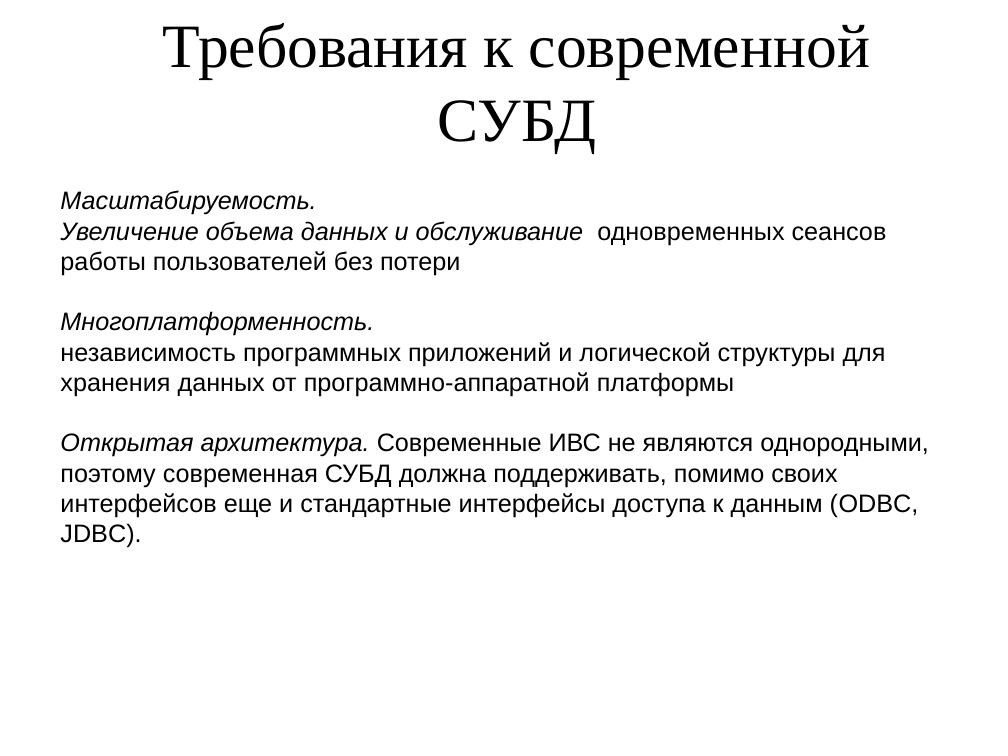
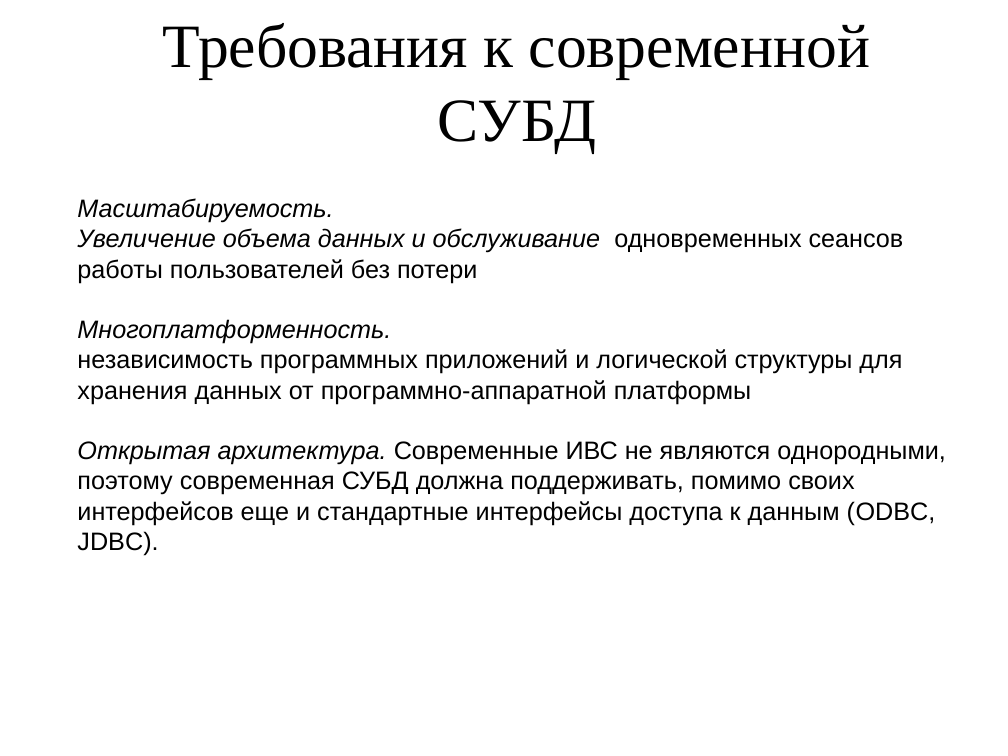
Before and after one commit to ArBond/ITStep, a slide deck: slide 63 of SQL/lessons/lesson1/+++Bazyi-dannyih.ppt. Drawn at 1008x756 pixels with LibreOffice and Linux fonts; fonts in the diff are those of the drawing. Boxes give left, top, right and bottom in pixels: in the first picture for what was removed or moved away, otherwise in the second. Text is boxed around its words. In the diff, an @@ line names an element or a change of style, - is before the commit and + after.

```diff
--- a/SQL/lessons/lesson1/+++Bazyi-dannyih.ppt
+++ b/SQL/lessons/lesson1/+++Bazyi-dannyih.ppt
@@ text "Масштабируемость." moved from (x1=60, y1=190, x2=929, y2=548) to (x1=77, y1=198, x2=946, y2=556) @@
```
Also in this commit, not shown: 1 other file.
